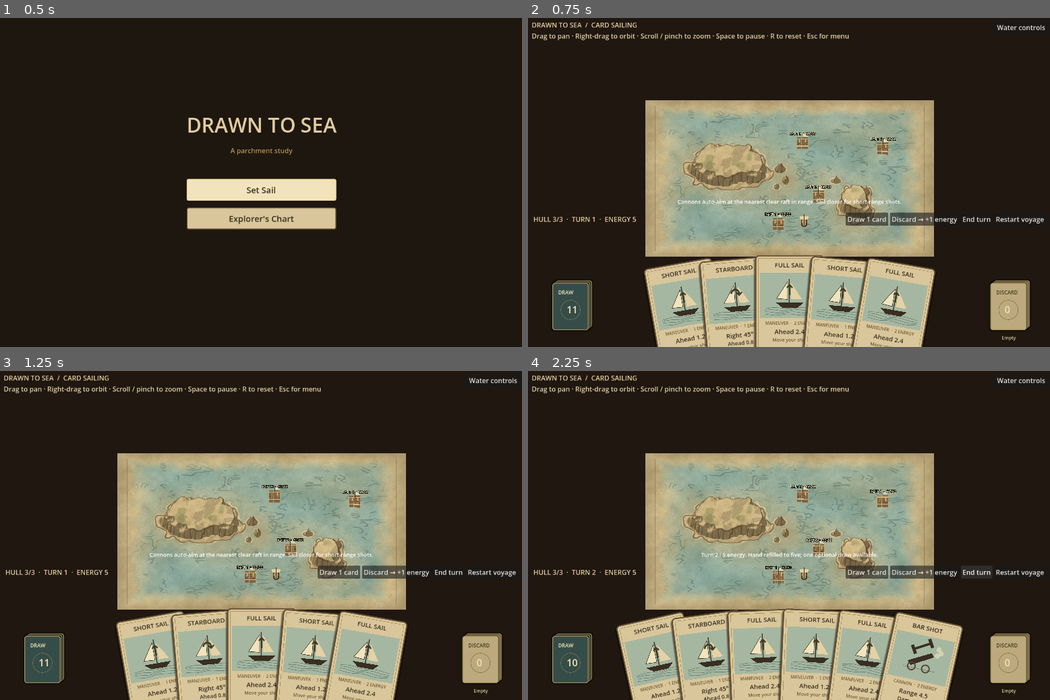
Above: before the commit, frames 1-4 (two rows, left to right).
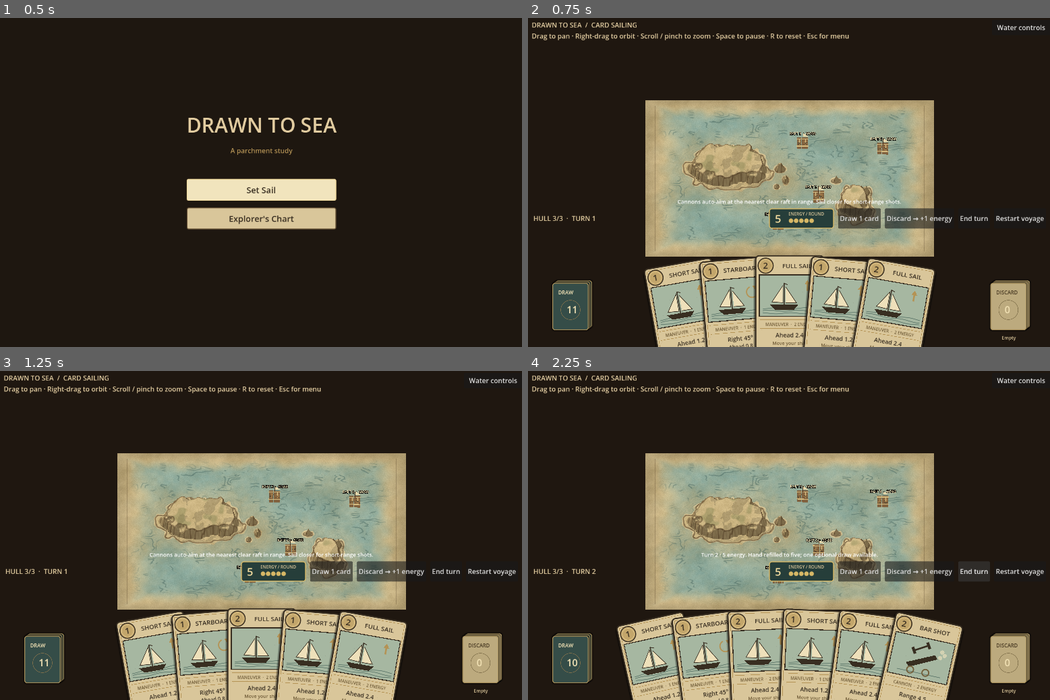
Above: after the commit, the same moments.

Repository: jnsndlr/Drawn-to-Sea
Game: Godot game, scene res://scenes/main_menu.tscn
Two runs of this game, one before a commit and one after it. Both use one fixed random seed, a clock stepped at 60 frames per second and the inputs below.
Inputs:
- Up to frame 1 (0.5 s): no input
- Up to frame 2 (0.75 s): click "Set Sail" at 0.5 s
- Up to frame 3 (1.25 s): no input
- Up to frame 4 (2.25 s): click "Draw 1 card" at 1.25 s; click "End turn" at 2 s

Frame 1 is identical in both runs. In frame 2, 7.2% of the frame differs, in the area x 1-99%, y 57-100%; in frame 3, 7.2%; in frame 4, 8.2%.

Commit message:
card design updates

Diff:
--- a/scripts/card_face.gd
+++ b/scripts/card_face.gd
@@ -3,101 +3,175 @@
 var card: Dictionary = {}
 var locked := false
 var highlighted := false
+
+const CARD_SIZE := Vector2(164, 226)
 const INK := Color("382e21")
+const MUTED_INK := Color("725e3a")
 const GOLD := Color("b49355")
+const PAPER := Color("d9c69a")
+const PAPER_DARK := Color("b4a789")
+const SEA_WASH := Color("a6b7a1")
+const SAIL := Color("eee0ba")
+
 
 func _ready() -> void:
 	mouse_filter = Control.MOUSE_FILTER_IGNORE
-	size = Vector2(164, 226)
+	size = CARD_SIZE
 
-func text_center(value: String, y: float, font_size: int, color: Color = INK) -> void:
+
+func text_center(value: String, y: float, font_size: int, color: Color = INK, left := 0.0, width := 164.0) -> void:
 	var font := ThemeDB.fallback_font
-	draw_string(font, Vector2((164 - font.get_string_size(value, HORIZONTAL_ALIGNMENT_LEFT, -1, font_size).x) / 2, y), value, HORIZONTAL_ALIGNMENT_LEFT, -1, font_size, color)
+	var text_width := font.get_string_size(value, HORIZONTAL_ALIGNMENT_LEFT, -1, font_size).x
+	draw_string(font, Vector2(left + (width - text_width) * 0.5, y), value, HORIZONTAL_ALIGNMENT_LEFT, -1, font_size, color)
 
-func draw_sea_lines() -> void:
-	for row in 4:
+
+func fitted_title_size(value: String) -> int:
+	var font := ThemeDB.fallback_font
+	for font_size in range(15, 9, -1):
+		if font.get_string_size(value, HORIZONTAL_ALIGNMENT_LEFT, -1, font_size).x <= 108:
+			return font_size
+	return 9
+
+
+func draw_panel() -> void:
+	draw_rect(Rect2(10, 47, 144, 98), SEA_WASH)
+	draw_rect(Rect2(10, 47, 144, 98), INK, false, 2)
+	# Sparse flecks keep the wash related to the map without competing with the icon.
+	for i in 17:
+		var at := Vector2(14 + fposmod(i * 31.7, 136), 51 + fposmod(i * 47.3, 90))
+		draw_circle(at, 0.55, Color(0.22, 0.18, 0.12, 0.11))
+
+
+func draw_energy_medallion() -> void:
+	var center := Vector2(25, 25)
+	draw_circle(center, 18, Color("c3a66b"))
+	draw_circle(center, 18, INK, false, 2, true)
+	draw_circle(center, 14, Color("e0c78d"), false, 1, true)
+	text_center(str(card.get("energy", 1)), 32, 20, INK, 7, 36)
+
+
+func draw_wave_lines() -> void:
+	for row in 3:
 		var points := PackedVector2Array()
-		for x in range(24, 144, 3):
-			points.append(Vector2(x, 126 + row * 5 + sin(x * 0.1 + row) * 1.5))
-		draw_polyline(points, Color("657e70"), 1, true)
+		for x in range(19, 148, 4):
+			points.append(Vector2(x, 126 + row * 6 + sin(x * 0.09 + row * 1.7) * 1.4))
+		draw_polyline(points, Color("657e70"), 1.4, true)
+
+
+func draw_movement_arrow() -> void:
+	var turn: float = card.get("turn", 0.0)
+	var backwards := float(card.get("distance", 1.0)) < 0.0
+	var center := Vector2(124, 75)
+	if turn > 0.0:
+		draw_arc(Vector2(119, 82), 13, -1.15, 3.5, 18, GOLD, 3, true)
+		draw_colored_polygon(PackedVector2Array([Vector2(107, 68), Vector2(117, 68), Vector2(112, 77)]), GOLD)
+	elif turn < 0.0:
+		draw_arc(Vector2(119, 82), 13, -0.35, 4.3, 18, GOLD, 3, true)
+		draw_colored_polygon(PackedVector2Array([Vector2(131, 68), Vector2(121, 68), Vector2(126, 77)]), GOLD)
+	else:
+		var direction := -1.0 if backwards else 1.0
+		var stem_start := center + Vector2(0, 9 * direction)
+		var stem_end := center - Vector2(0, 9 * direction)
+		draw_line(stem_start, stem_end, GOLD, 4, true)
+		var tip := center - Vector2(0, 16 * direction)
+		draw_colored_polygon(PackedVector2Array([
+			tip,
+			center + Vector2(-7, -5 * direction),
+			center + Vector2(7, -5 * direction)
+		]), GOLD)
+
 
 func draw_maneuver_vignette() -> void:
-	draw_sea_lines()
-	draw_colored_polygon(PackedVector2Array([Vector2(50, 113), Vector2(114, 113), Vector2(101, 125), Vector2(65, 125)]), INK)
-	draw_line(Vector2(81, 57), Vector2(81, 115), INK, 2, true)
-	draw_colored_polygon(PackedVector2Array([Vector2(77, 63), Vector2(77, 105), Vector2(51, 103)]), Color("f1e4bd"))
-	draw_colored_polygon(PackedVector2Array([Vector2(86, 66), Vector2(111, 105), Vector2(86, 105)]), Color("e4d2a5"))
-	draw_polyline(PackedVector2Array([Vector2(77, 63), Vector2(77, 105), Vector2(51, 103), Vector2(77, 63)]), INK, 1, true)
-	var turn: float = card.get("turn", 0.0)
-	var symbol := "↑"
-	if turn > 0: symbol = "↶"
-	elif turn < 0: symbol = "↷"
-	elif float(card.get("distance", 1.0)) < 0: symbol = "↓"
-	text_center(symbol, 95, 35, Color("403922"))
+	draw_wave_lines()
+	# A deliberately simple side-view sloop, built from the same primitives as the map art.
+	draw_colored_polygon(PackedVector2Array([
+		Vector2(36, 118), Vector2(102, 118), Vector2(92, 130), Vector2(48, 130)
+	]), INK)
+	draw_line(Vector2(69, 67), Vector2(69, 120), INK, 2.2, true)
+	draw_colored_polygon(PackedVector2Array([Vector2(66, 72), Vector2(66, 113), Vector2(40, 111)]), SAIL)
+	draw_colored_polygon(PackedVector2Array([Vector2(73, 76), Vector2(98, 113), Vector2(73, 113)]), SAIL)
+	draw_polyline(PackedVector2Array([Vector2(66, 72), Vector2(66, 113), Vector2(40, 111), Vector2(66, 72)]), INK, 1.2, true)
+	draw_polyline(PackedVector2Array([Vector2(73, 76), Vector2(98, 113), Vector2(73, 113)]), INK, 1.2, true)
+	draw_line(Vector2(69, 67), Vector2(77, 70), INK, 1.5, true)
+	draw_movement_arrow()
+
+
+func draw_ammunition_mark(shot: String) -> void:
+	match shot:
+		"chain":
+			draw_circle(Vector2(62, 73), 7, INK)
+			draw_circle(Vector2(91, 73), 7, INK)
+			draw_dashed_line(Vector2(69, 73), Vector2(84, 73), INK, 2, 3, true)
+		"ball":
+			draw_circle(Vector2(77, 73), 11, INK)
+			draw_arc(Vector2(74, 70), 3, 3.4, 5.8, 8, Color("a89468"), 1.5, true)
+		"canister":
+			draw_rect(Rect2(64, 62, 27, 23), Color("67543a"))
+			draw_rect(Rect2(62, 60, 31, 3), INK)
+			draw_rect(Rect2(62, 84, 31, 3), INK)
+			for pellet in [Vector2(70, 68), Vector2(78, 68), Vector2(86, 68), Vector2(74, 77), Vector2(83, 77)]:
+				draw_circle(pellet, 2.0, SAIL)
+		"grape":
+			for pellet in [Vector2(77, 61), Vector2(70, 69), Vector2(84, 69), Vector2(64, 78), Vector2(77, 78), Vector2(90, 78), Vector2(71, 86), Vector2(84, 86)]:
+				draw_circle(pellet, 4.2, INK)
+		"bar":
+			draw_line(Vector2(61, 82), Vector2(93, 63), INK, 4, true)
+			draw_line(Vector2(57, 75), Vector2(65, 88), INK, 6, true)
+			draw_line(Vector2(89, 57), Vector2(97, 70), INK, 6, true)
+		"bomb":
+			draw_circle(Vector2(76, 75), 12, INK)
+			draw_line(Vector2(84, 66), Vector2(93, 58), Color("6f4e2e"), 2.5, true)
+			draw_circle(Vector2(96, 55), 3.5, Color("c3833e"))
+
 
 func draw_cannon_vignette() -> void:
-	# A compact engraved deck gun, with a distinct ammunition mark above it.
-	draw_line(Vector2(43, 122), Vector2(119, 122), Color("657e70"), 1, true)
-	draw_colored_polygon(PackedVector2Array([Vector2(51, 108), Vector2(61, 117), Vector2(111, 88), Vector2(104, 79)]), INK)
-	draw_circle(Vector2(63, 119), 9, Color("54432e"), false, 3, true)
-	draw_circle(Vector2(97, 119), 9, Color("54432e"), false, 3, true)
-	for puff in [Vector2(118, 83), Vector2(126, 76), Vector2(119, 68)]:
-		draw_circle(puff, 6, Color(0.92, 0.87, 0.72, 0.65))
-	var shot: String = card.get("shot", "ball")
-	match shot:
-		"chain":
-			draw_circle(Vector2(60, 67), 8, INK)
-			draw_circle(Vector2(96, 67), 8, INK)
-			draw_dashed_line(Vector2(68, 67), Vector2(88, 67), INK, 2, 3, true)
-		"ball":
-			draw_circle(Vector2(79, 68), 13, INK)
-			draw_arc(Vector2(75, 64), 4, 3.4, 5.8, 10, Color("9f8e68"), 2, true)
-		"canister":
-			draw_rect(Rect2(64, 54, 30, 29), Color("67543a"), true)
-			draw_rect(Rect2(62, 52, 34, 4), INK, true)
-			draw_rect(Rect2(62, 81, 34, 4), INK, true)
-			for pellet in [Vector2(70, 62), Vector2(79, 62), Vector2(88, 62), Vector2(74, 73), Vector2(84, 73)]:
-				draw_circle(pellet, 2.5, Color("c4b182"))
-		"grape":
-			for pellet in [Vector2(79, 55), Vector2(72, 64), Vector2(86, 64), Vector2(65, 73), Vector2(79, 73), Vector2(93, 73), Vector2(72, 82), Vector2(86, 82)]:
-				draw_circle(pellet, 5.5, INK)
-		"bar":
-			draw_line(Vector2(61, 78), Vector2(97, 57), INK, 5, true)
-			draw_line(Vector2(55, 70), Vector2(66, 88), INK, 7, true)
-			draw_line(Vector2(92, 48), Vector2(103, 66), INK, 7, true)
-		"bomb":
-			draw_circle(Vector2(78, 70), 15, INK)
-			draw_line(Vector2(87, 58), Vector2(98, 49), Color("6f4e2e"), 3, true)
-			draw_circle(Vector2(101, 47), 4, Color("c3833e"))
+	# Compact deck gun below a large ammunition silhouette.
+	draw_ammunition_mark(String(card.get("shot", "ball")))
+	draw_line(Vector2(31, 132), Vector2(135, 132), Color("657e70"), 1.4, true)
+	draw_colored_polygon(PackedVector2Array([Vector2(48, 113), Vector2(58, 122), Vector2(120, 91), Vector2(113, 82)]), INK)
+	draw_circle(Vector2(62, 128), 8, MUTED_INK, false, 3, true)
+	draw_circle(Vector2(99, 128), 8, MUTED_INK, false, 3, true)
+	for puff in [Vector2(126, 86), Vector2(135, 79), Vector2(128, 72)]:
+		draw_circle(puff, 5, Color(0.93, 0.88, 0.74, 0.62))
 
-func _draw() -> void:
+
+func draw_card_frame() -> void:
 	var frame := StyleBoxFlat.new()
-	frame.bg_color = Color("d9c69a") if not locked else Color("b4a789")
-	frame.border_color = Color("f5dea0") if highlighted else Color("655035")
+	frame.bg_color = PAPER_DARK if locked else PAPER
+	frame.border_color = Color("f5dea0") if highlighted else INK
 	frame.set_border_width_all(3)
 	frame.set_corner_radius_all(9)
 	frame.shadow_color = Color(0, 0, 0, 0.6)
 	frame.shadow_size = 9 if highlighted else 5
 	frame.shadow_offset = Vector2(0, 5)
 	draw_style_box(frame, Rect2(Vector2.ZERO, size))
-	draw_rect(Rect2(8, 8, 148, 210), GOLD, false, 1)
-	draw_rect(Rect2(12, 42, 140, 108), Color("a6b7a1"))
-	# Tiny deterministic flecks give the stock a printed-paper texture.
-	for i in 90:
-		var at := Vector2(12 + fposmod(i * 37.17, 139), 10 + fposmod(i * 61.13, 201))
-		draw_circle(at, 0.6, Color(0.3, 0.24, 0.14, 0.12))
+	draw_rect(Rect2(7, 7, 150, 212), GOLD, false, 1)
+	# Deterministic flecks make the stock feel printed rather than digitally flat.
+	for i in 72:
+		var at := Vector2(8 + fposmod(i * 37.17, 148), 8 + fposmod(i * 61.13, 210))
+		draw_circle(at, 0.55, Color(0.3, 0.24, 0.14, 0.1))
+
+
+func _draw() -> void:
+	draw_card_frame()
+	draw_panel()
+	draw_energy_medallion()
 	var title: String = card.get("title", "SAILING")
-	text_center(title, 29, 13 if title.length() > 12 else 15)
-	var cannon_card: bool = String(card.get("kind", "maneuver")) == "cannon"
+	text_center(title, 31, fitted_title_size(title), INK, 46, 108)
+	var cannon_card := String(card.get("kind", "maneuver")) == "cannon"
 	if cannon_card:
 		draw_cannon_vignette()
 	else:
 		draw_maneuver_vignette()
-	text_center(("CANNON" if cannon_card else "MANEUVER") + "  ·  %d ENERGY" % card.get("energy", 1), 165, 10, Color("725e3a"))
+	draw_line(Vector2(12, 153), Vector2(152, 153), GOLD, 1)
+	text_center(("CANNON" if cannon_card else "MANEUVER") + "  ·  %d ENERGY" % card.get("energy", 1), 168, 10, MUTED_INK)
+	draw_line(Vector2(12, 174), Vector2(152, 174), GOLD, 1)
 	var detail: String = "Range %.1f · Damage %d" % [card.get("range", 0), card.get("damage", 0)] if cannon_card else card.get("detail", "")
 	var lines := detail.split(" · ")
-	text_center(lines[0], 187, 15)
+	text_center(lines[0], 195, 14 if lines[0].length() < 13 else 12)
 	if lines.size() > 1:
-		text_center(lines[1], 205, 13)
+		text_center(lines[1], 213, 12)
 	else:
-		text_center("Fire broadside" if cannon_card else "Move your ship", 205, 11, Color("725e3a"))
+		text_center("Fire broadside" if cannon_card else "Move your ship", 213, 11, MUTED_INK)
+	if locked:
+		draw_rect(Rect2(Vector2.ZERO, size), Color(0.12, 0.1, 0.08, 0.16))
--- a/scripts/sailing.gd
+++ b/scripts/sailing.gd
@@ -43,6 +43,8 @@
 var knockback_direction := Vector3.ZERO
 var status: Label
 var counters: Label
+var energy_value: Label
+var energy_pips: Label
 var hand_row: Control
 var discard_label: Label
 var message := "Cannons auto-aim at the nearest clear raft in range. Sail closer for short-range shots."
@@ -244,12 +246,45 @@
 	header.set_anchors_and_offsets_preset(Control.PRESET_BOTTOM_WIDE)
 	header.offset_left = 32
 	header.offset_right = -32
-	header.offset_top = -319
-	header.offset_bottom = -291
+	header.offset_top = -329
+	header.offset_bottom = -285
+	header.add_theme_constant_override("separation", 10)
 	counters = Label.new()
 	counters.size_flags_horizontal = Control.SIZE_EXPAND_FILL
 	counters.add_theme_color_override("font_color", Color("e4cea0"))
 	header.add_child(counters)
+	var energy_panel := PanelContainer.new()
+	energy_panel.custom_minimum_size = Vector2(154, 44)
+	var energy_style := StyleBoxFlat.new()
+	energy_style.bg_color = Color("263e3a")
+	energy_style.border_color = Color("d7b866")
+	energy_style.set_border_width_all(2)
+	energy_style.set_corner_radius_all(6)
+	energy_style.set_content_margin_all(6)
+	energy_panel.add_theme_stylebox_override("panel", energy_style)
+	header.add_child(energy_panel)
+	var energy_row := HBoxContainer.new()
+	energy_row.add_theme_constant_override("separation", 8)
+	energy_panel.add_child(energy_row)
+	energy_value = Label.new()
+	energy_value.custom_minimum_size.x = 32
+	energy_value.horizontal_alignment = HORIZONTAL_ALIGNMENT_CENTER
+	energy_value.vertical_alignment = VERTICAL_ALIGNMENT_CENTER
+	energy_value.add_theme_color_override("font_color", Color("f5dea0"))
+	energy_value.add_theme_font_size_override("font_size", 26)
+	energy_row.add_child(energy_value)
+	var energy_details := VBoxContainer.new()
+	energy_details.add_theme_constant_override("separation", -2)
+	energy_row.add_child(energy_details)
+	var energy_title := Label.new()
+	energy_title.text = "ENERGY / ROUND"
+	energy_title.add_theme_color_override("font_color", Color("e4cea0"))
+	energy_title.add_theme_font_size_override("font_size", 10)
+	energy_details.add_child(energy_title)
+	energy_pips = Label.new()
+	energy_pips.add_theme_color_override("font_color", Color("d7b866"))
+	energy_pips.add_theme_font_size_override("font_size", 14)
+	energy_details.add_child(energy_pips)
 	draw_button = Button.new()
 	draw_button.pressed.connect(draw_turn_card)
 	header.add_child(draw_button)
@@ -287,7 +322,12 @@
 func refresh_ui() -> void:
 	if counters == null:
 		return
-	counters.text = "HULL %d/3  ·  TURN %d  ·  ENERGY %d" % [hull, turn_number, energy]
+	counters.text = "HULL %d/3  ·  TURN %d" % [hull, turn_number]
+	energy_value.text = str(energy)
+	var filled := mini(energy, TURN_ENERGY)
+	energy_pips.text = "●".repeat(filled) + "○".repeat(TURN_ENERGY - filled)
+	if energy > TURN_ENERGY:
+		energy_pips.text += " +%d" % (energy - TURN_ENERGY)
 	var locked := busy or hull <= 0
 	draw_button.text = "Draw blocked" if draw_blocked else "Draw used" if draw_used else "Draw 1 card"
 	draw_button.disabled = locked or draw_used or draw_blocked
